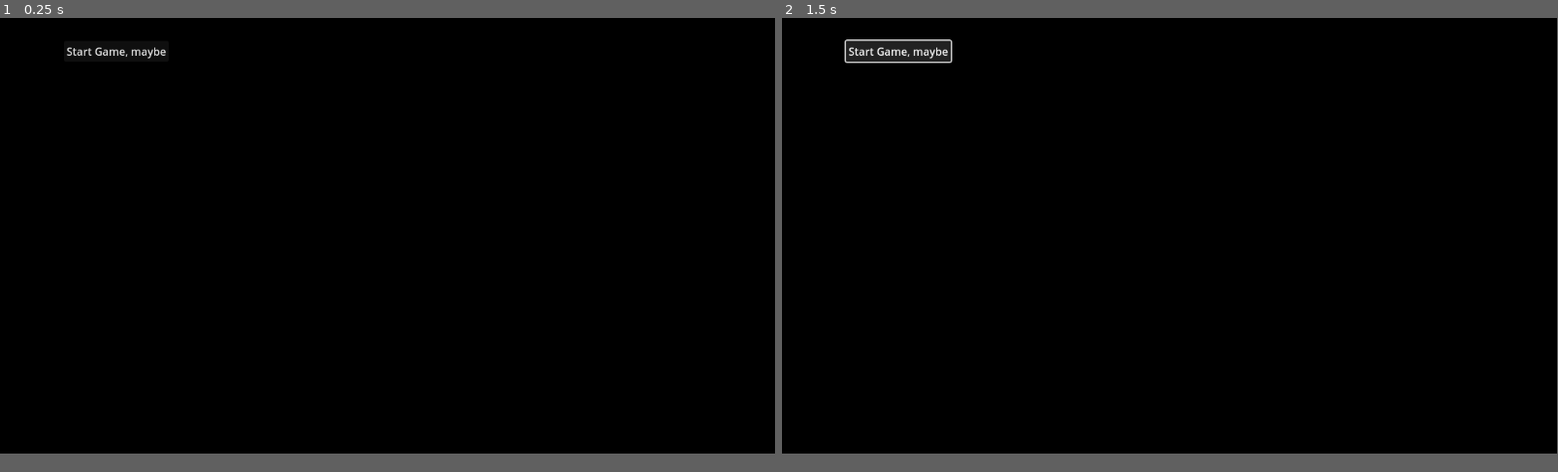
Above: before the commit, frames 1-2 (left to right).
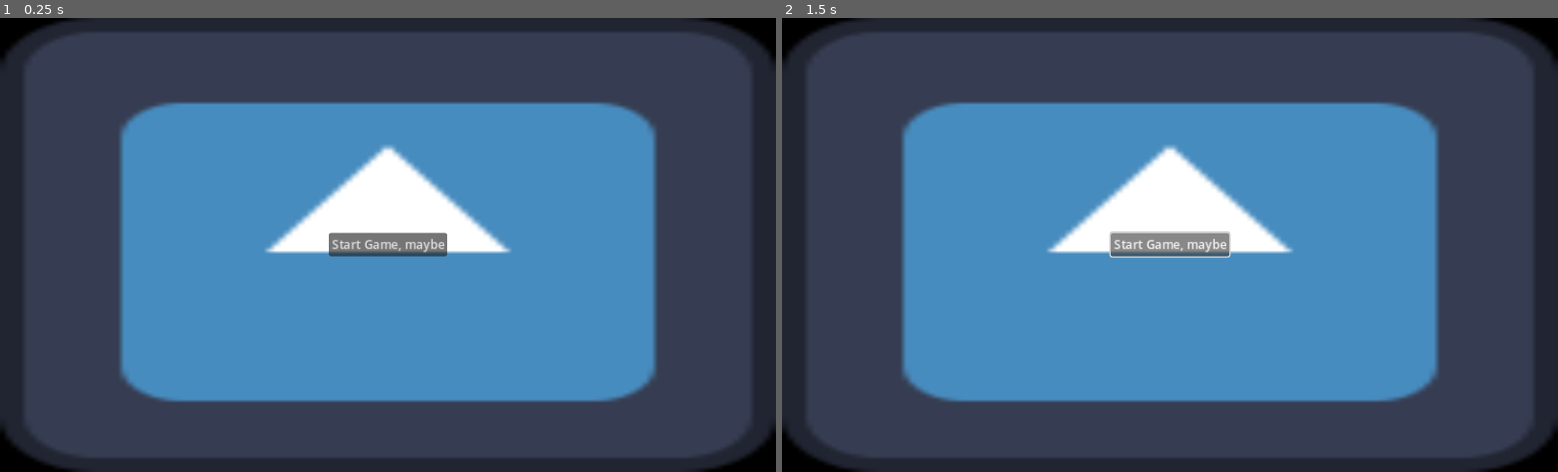
Above: after the commit, the same moments.

Repository: Valentino-02/GMTK-JamGame
Game: Godot game, scene res://src/UI/TitleMenu.tscn
Same seed, same stepped clock (60 frames per second), same inputs: the game is played once before the commit and once after it. This scene is started directly instead of the project's main scene. The engine's default icon, where the game draws it, is replaced by a stand-in: a white triangle on a blue panel in a dark square.
Inputs:
- Up to frame 1 (0.25 s): no input
- Up to frame 2 (1.5 s): click "Start Game, maybe" at 0.5 s; click "Start Game, maybe" at 1.25 s
In our replay, the window is 799x449 before the commit and 800x468 after it. These sizes can differ from the game's own. Grey fills any space a smaller window leaves; there, only what the larger window draws over its background counts as a difference.

The runs differ from the first frame. In frame 1, 96% of the frame differs, in the area x 0-100%, y 0-100%; in frame 2, 96%.
Error in both runs: Invalid call. Nonexistent function 'change_UI' in base 'Nil'. (res://src/UI/TitleMenu.gd:12)

Commit message:
Test commit, just added background menu placeholder

Diff:
--- a/project.godot
+++ b/project.godot
@@ -21,6 +21,12 @@
 ScenesPaths="*res://src/autoloads/scenes_paths.gd"
 Constants="*res://src/autoloads/constants.gd"
 
+[display]
+
+window/size/viewport_width=1024
+window/size/viewport_height=600
+window/stretch/mode="canvas_items"
+
 [rendering]
 
 renderer/rendering_method="gl_compatibility"
--- a/src/UI/TitleMenu.tscn
+++ b/src/UI/TitleMenu.tscn
@@ -1,9 +1,9 @@
-[gd_scene load_steps=2 format=3 uid="uid://d1e0pb7rqxgkr"]
+[gd_scene load_steps=3 format=3 uid="uid://d1e0pb7rqxgkr"]
 
 [ext_resource type="Script" path="res://src/UI/TitleMenu.gd" id="1_7um3g"]
+[ext_resource type="Texture2D" uid="uid://c6614d03fi3nc" path="res://icon.svg" id="2_mcnju"]
 
-[node name="TitleMenu" type="Control"]
-layout_mode = 3
+[node name="TitleMenu" type="CenterContainer"]
 anchors_preset = 15
 anchor_right = 1.0
 anchor_bottom = 1.0
@@ -11,10 +11,11 @@
 grow_vertical = 2
 script = ExtResource("1_7um3g")
 
+[node name="BackgroundWall" type="TextureRect" parent="."]
+custom_minimum_size = Vector2(1024, 600)
+layout_mode = 2
+texture = ExtResource("2_mcnju")
+
 [node name="StartGameBtn" type="Button" parent="."]
-layout_mode = 0
-offset_left = 95.0
-offset_top = 34.0
-offset_right = 207.0
-offset_bottom = 50.0
+layout_mode = 2
 text = "Start Game, maybe"
--- a/src/transitions/IntroScreen.tscn
+++ b/src/transitions/IntroScreen.tscn
@@ -1,8 +1,6 @@
-[gd_scene load_steps=6 format=3 uid="uid://dpqmk34nhv3yy"]
+[gd_scene load_steps=4 format=3 uid="uid://dpqmk34nhv3yy"]
 
 [ext_resource type="Script" path="res://src/transitions/IntroScreen.gd" id="1_pfh3g"]
-[ext_resource type="Texture2D" uid="uid://b53gr6y8mkive" path="res://assets/introScreen/jamLogo.png" id="2_8o2o0"]
-[ext_resource type="Texture2D" uid="uid://clhckix07wwnn" path="res://assets/introScreen/GodotLogo.png" id="3_guy3w"]
 
 [sub_resource type="Animation" id="Animation_34tem"]
 resource_name = "Intro"
@@ -38,9 +36,7 @@
 [node name="Jam2023" type="Sprite2D" parent="."]
 position = Vector2(450, 246)
 scale = Vector2(0.163658, 0.163658)
-texture = ExtResource("2_8o2o0")
 
 [node name="Sprite2D" type="Sprite2D" parent="."]
 position = Vector2(934, 554)
 scale = Vector2(0.137207, 0.137207)
-texture = ExtResource("3_guy3w")
